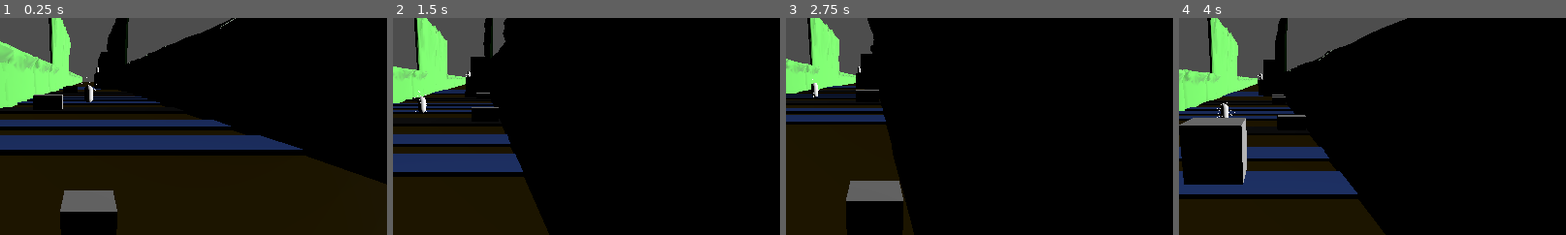
Above: before the commit, frames 1-4 (left to right).
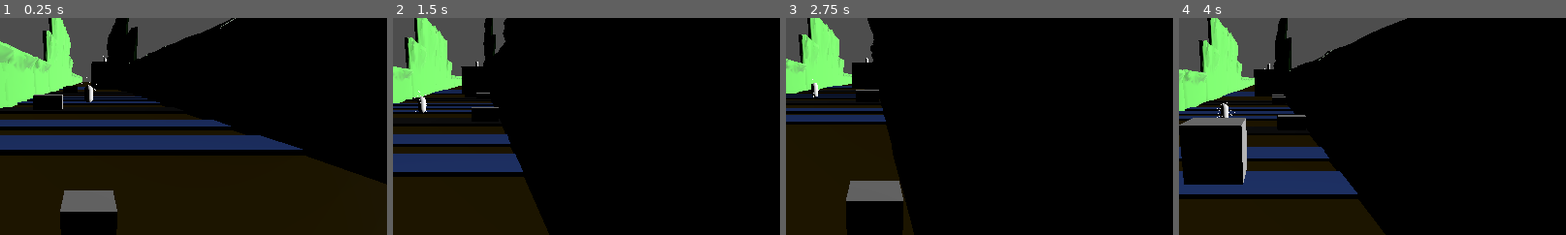
Above: after the commit, the same moments.

Repository: notadoctortired/SleepyFrog
Game: Godot game, scene res://scenes/main_scene.tscn
Same seed, same stepped clock (60 frames per second), same inputs: the game is played once before the commit and once after it.
Inputs (mouse positions are % of the whole screen's width and height, from its top left):
- Up to frame 1 (0.25 s): no input
- Up to frame 2 (1.5 s): tap Enter (ui_accept) at 0.5 s; move the mouse to (72, 45) at 0.52 s; hold Right (move_right) 0.53-1.28 s; hold F 0.53-1.28 s; click (72, 45) at 0.67 s; tap Space (jump) at 0.77 s; move the mouse to (30, 55) at 1.27 s; hold Down (move_backward) from 1.28 s (still down); tap Q at 1.35 s
- Up to frame 3 (2.75 s): tap Space (jump) at 1.52 s; move the mouse to (60, 28) at 2.02 s; release Down (move_backward) at 2.03 s; hold Right (move_right) from 2.03 s (still down); hold F from 2.03 s (still down)
- Up to frame 4 (4 s): move the mouse to (45, 70) at 2.77 s; release Right (move_right) at 2.78 s; release F at 2.78 s; hold Up (move_forward) 2.78-3.53 s; tap Q at 2.85 s; click (45, 70) at 2.92 s; tap Space (jump) at 3.02, 3.77 s; move the mouse to (80, 65) at 3.52 s; hold Left (move_left) from 3.53 s (still down); hold F from 3.53 s (still down)
The pictures show only the part of the screen within x 39-88%, y 16-66%; the shares and areas given below are measured in that part.

The runs differ from the first frame. In frame 1, 1.1% of the frame differs, in the area x 11-36%, y 4-34%; in frame 2, 1.1%; in frame 3, 0.9%; in frame 4, 1.1%, in the area x 5-30%, y 8-37%.

Commit message:
worked on level design

Diff:
--- a/scenes/main_scene.tscn
+++ b/scenes/main_scene.tscn
@@ -151,7 +151,7 @@
 transform = Transform3D(1, 0, 0, 0, 1, 0, 0, 0, 1, 0, 1.79723, -30.0034)
 
 [node name="Coffee2" parent="Collectibles" instance=ExtResource("7_si52b")]
-transform = Transform3D(1, 0, 0, 0, 1, 0, 0, 0, 1, 2.94072, 6.56702, -97.3691)
+transform = Transform3D(1, 0, 0, 0, 1, 0, 0, 0, 1, 5.70125, 10.0439, -101.995)
 
 [node name="Kill_Plain" type="Area3D" parent="."]
 transform = Transform3D(1, 0, 0, 0, 1, 0, 0, 0, 1, 0, -47, -3)
@@ -359,7 +359,7 @@
 shape = SubResource("BoxShape3D_e1cbu")
 
 [node name="Cliff_11" type="StaticBody3D" parent="Floor_and_Walls"]
-transform = Transform3D(-1.09104e-06, 0, -4, 0, 6.188, 0, 24.96, 0, -1.74846e-07, -10, 3.5, -75)
+transform = Transform3D(-1.09104e-06, 0, -4, 0, 17.7582, 0, 24.96, 0, -1.74846e-07, -10, 3.5, -75)
 
 [node name="MeshInstance3D" type="MeshInstance3D" parent="Floor_and_Walls/Cliff_11"]
 material_override = ExtResource("10_e1cbu")
@@ -374,7 +374,7 @@
 shape = SubResource("BoxShape3D_e1cbu")
 
 [node name="Cliff_12" type="StaticBody3D" parent="Floor_and_Walls"]
-transform = Transform3D(3.27311e-06, 0, 4, 0, 6.188, 0, -24.96, 0, 5.24537e-07, 9.99999, 3.5, -70.5882)
+transform = Transform3D(3.27311e-06, 0, 4, 0, 17.7582, 0, -24.96, 0, 5.24537e-07, 9.99999, 3.5, -70.5882)
 
 [node name="MeshInstance3D" type="MeshInstance3D" parent="Floor_and_Walls/Cliff_12"]
 material_override = ExtResource("10_e1cbu")
@@ -483,7 +483,7 @@
 shape = SubResource("BoxShape3D_e1cbu")
 
 [node name="Cliff_19" type="StaticBody3D" parent="Floor_and_Walls"]
-transform = Transform3D(-1.40191e-06, 0, -4, 0, 6.188, 0, 32.0719, 0, -1.74846e-07, -10, 3.5, -149)
+transform = Transform3D(-1.40191e-06, 0, -4, 0, 17.7582, 0, 32.0719, 0, -1.74846e-07, -10, 3.5, -149)
 
 [node name="MeshInstance3D" type="MeshInstance3D" parent="Floor_and_Walls/Cliff_19"]
 material_override = ExtResource("10_e1cbu")
@@ -498,7 +498,7 @@
 shape = SubResource("BoxShape3D_e1cbu")
 
 [node name="Cliff_20" type="StaticBody3D" parent="Floor_and_Walls"]
-transform = Transform3D(3.27311e-06, 0, 4, 0, 6.188, 0, -24.96, 0, 5.24537e-07, 10, 3.5, -144.588)
+transform = Transform3D(4.2411e-06, 0, 4, 0, 17.7582, 0, -32.3417, 0, 5.24537e-07, 10, 3.5, -148.616)
 
 [node name="MeshInstance3D" type="MeshInstance3D" parent="Floor_and_Walls/Cliff_20"]
 material_override = ExtResource("10_e1cbu")
@@ -1125,33 +1125,11 @@
 [node name="CollisionShape3D" type="CollisionShape3D" parent="Obstacles/Alleyway/River"]
 shape = SubResource("BoxShape3D_01n6w")
 
-[node name="Ceiling" type="StaticBody3D" parent="Obstacles/Alleyway"]
-transform = Transform3D(21.36, 0, 0, 0, 1, 0, 0, 0, 38.7964, -0.111006, 13.8896, -108.759)
-
-[node name="Area3D" type="Area3D" parent="Obstacles/Alleyway/Ceiling"]
-transform = Transform3D(1.01, 0, 0, 0, 1.01, 0, 0, 0, 1.01, 0, 0, 0)
-script = ExtResource("13_r6p65")
-
-[node name="CollisionShape3D" type="CollisionShape3D" parent="Obstacles/Alleyway/Ceiling/Area3D"]
-shape = SubResource("BoxShape3D_r6p65")
-
-[node name="CollisionShape3D" type="CollisionShape3D" parent="Obstacles/Alleyway/Ceiling"]
-shape = SubResource("BoxShape3D_01n6w")
-
 [node name="Wall_Right" type="StaticBody3D" parent="Obstacles/Alleyway"]
-transform = Transform3D(5.61564, 0, 0, 0, 17.208, 0, 0, 0, 38.796, 6.7314, 3.06126, -108.461)
+transform = Transform3D(8.73287, 0, 0, 0, 11.4587, 0, 0, 0, 38.796, 5.34696, 3.06126, -108.461)
 
 [node name="CollisionShape3D" type="CollisionShape3D" parent="Obstacles/Alleyway/Wall_Right"]
 shape = SubResource("BoxShape3D_si52b")
 
 [node name="MeshInstance3D" type="MeshInstance3D" parent="Obstacles/Alleyway/Wall_Right"]
 mesh = SubResource("BoxMesh_01n6w")
-
-[node name="Platform" type="StaticBody3D" parent="Obstacles/Alleyway"]
-transform = Transform3D(11.9553, 0, 0, 0, 5.99498, 0, 0, 0, 13.5565, 8.09852, 2.53553, -97.8251)
-
-[node name="CollisionShape3D" type="CollisionShape3D" parent="Obstacles/Alleyway/Platform"]
-shape = SubResource("BoxShape3D_si52b")
-
-[node name="MeshInstance3D" type="MeshInstance3D" parent="Obstacles/Alleyway/Platform"]
-mesh = SubResource("BoxMesh_01n6w")
Not shown, removed: scenes/car.tscn1667623617.tmp
Not shown, removed: scenes/car.tscn1677456068.tmp
